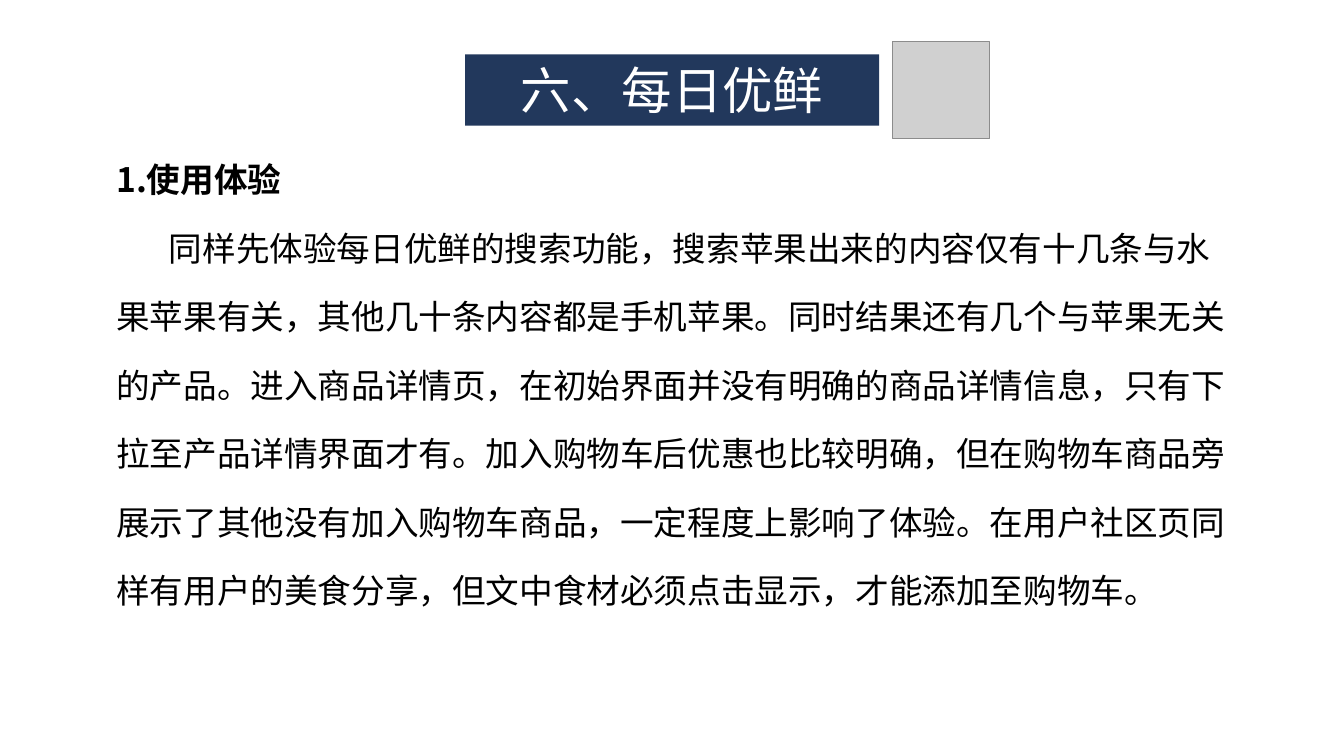
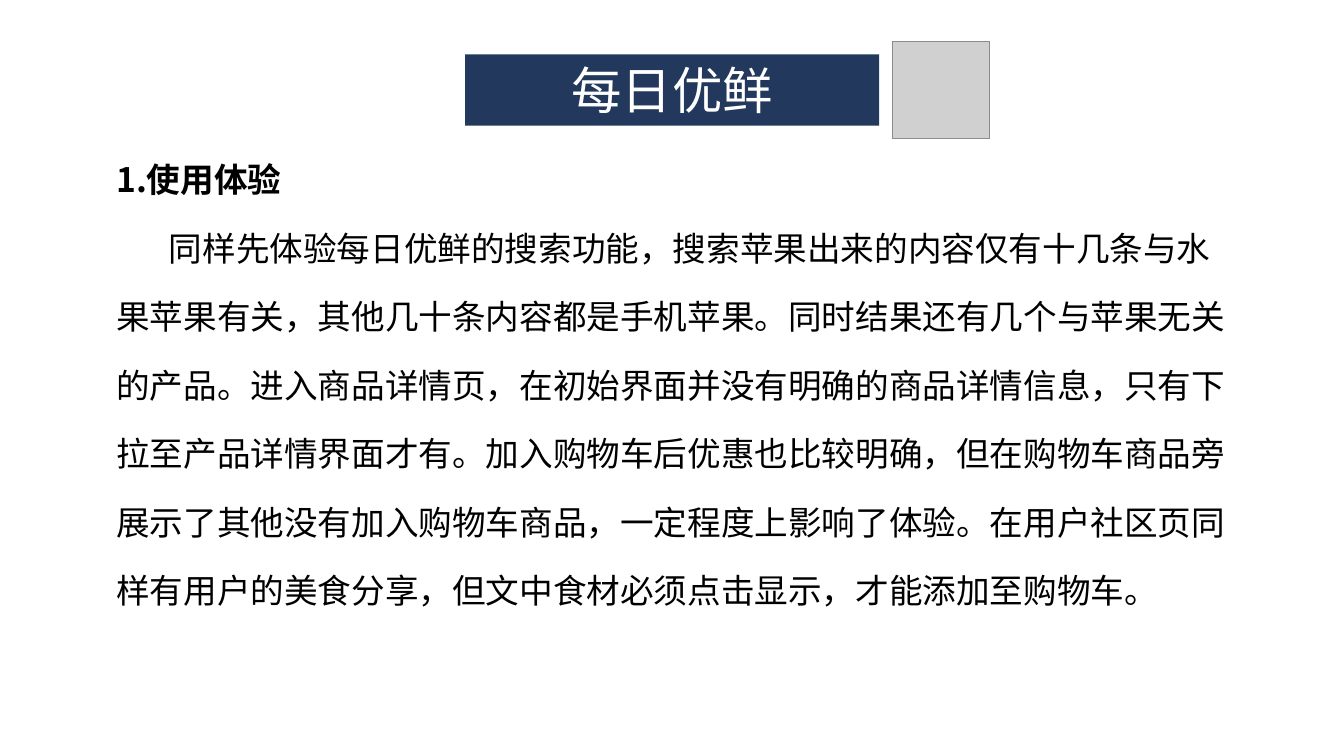
Before and after one commit to ZUCC-SRA2021-G05/Community-GB, a slide deck: slide 16 of 其他/软件项目管理原理与实践/软件项目管理原理与实践-主题确认/G05主题确认.pptx. Drawn at 1344x756 pixels with LibreOffice and Linux fonts; fonts in the diff are those of the drawing; grey boxes stand for pictures. Boxes give left, top, right and bottom in pixels: in the first picture for what was removed or moved away, otherwise in the second. Text is boxed around its words. In the diff, an @@ line names an element or a change of style, - is before the commit and + after.

```diff
--- a/其他/软件项目管理原理与实践/软件项目管理原理与实践-主题确认/G05主题确认.pptx
+++ b/其他/软件项目管理原理与实践/软件项目管理原理与实践-主题确认/G05主题确认.pptx
@@ text in rectangle at [571,66,773,113]: text changed @@
-六、每日优鲜
+每日优鲜
```
Also in this commit, not shown: 13 other slides changed.
